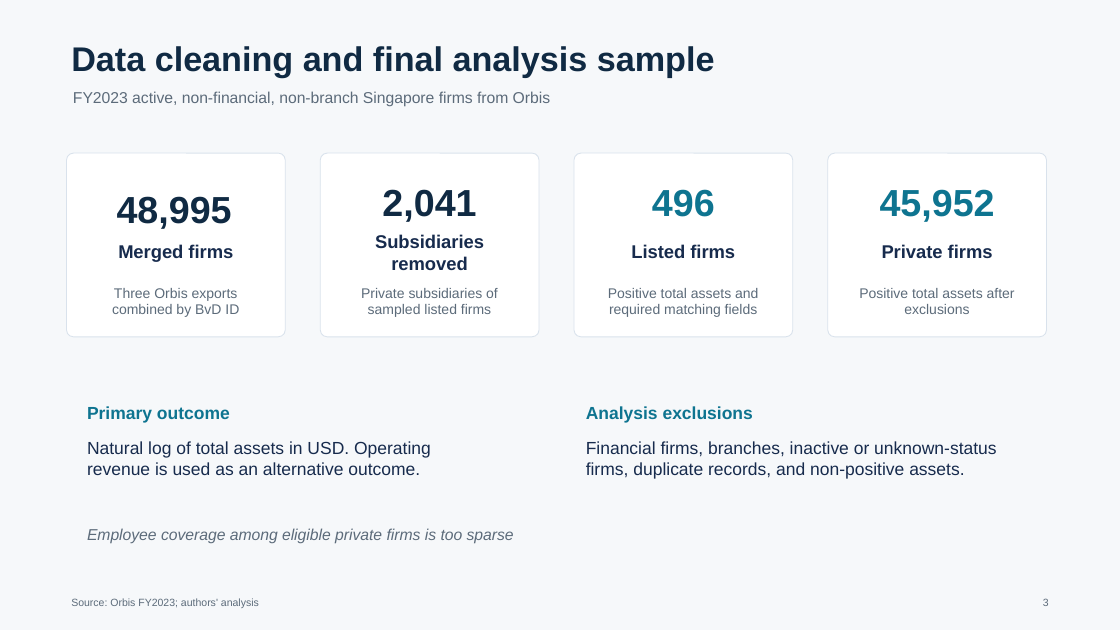
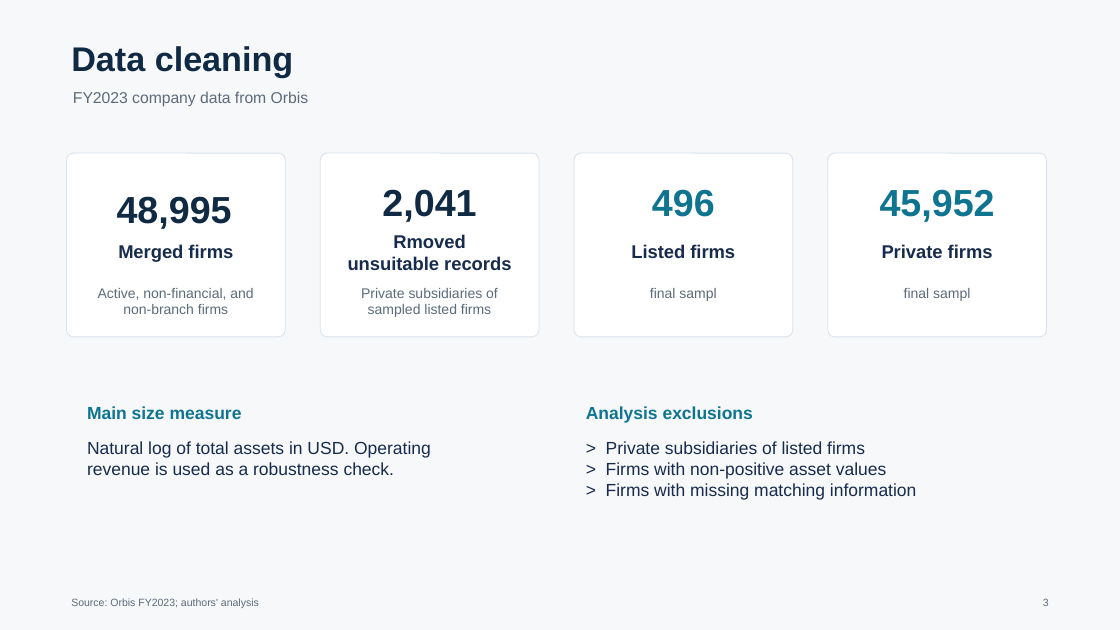
Before and after one commit to mljiang2026-oss/ds607-singapore-firm-size, a slide deck: slide 3 of outputs/presentation/DS607_GP_01548385_slides.pptx. Drawn at 1120x630 pixels with LibreOffice and Linux fonts; fonts in the diff are those of the drawing. Boxes give left, top, right and bottom in pixels: in the first picture for what was removed or moved away, otherwise in the second. Text is boxed around its words. In the diff, an @@ line names an element or a change of style, - is before the commit and + after.

Commit message:
Update presentation to latest version

```diff
--- a/outputs/presentation/DS607_GP_01548385_slides.pptx
+++ b/outputs/presentation/DS607_GP_01548385_slides.pptx
@@ text at [71,46,294,78]: text changed @@
-Data cleaning and final analysis sample
+Data cleaning
@@ text at [73,91,308,107]: text changed @@
-FY2023 active, non-financial, non-branch Singapore firms from Orbis
+FY2023 company data from Orbis
@@ text at [348,234,511,270]: text changed @@
-Subsidiaries removed
+Rmoved unsuitable records
@@ text at [98,288,253,314]: text changed @@
-Three Orbis exports combined by BvD ID
+Active, non-financial, and non-branch firms
@@ text at [650,288,716,301]: text changed @@
-Positive total assets and required matching fields
+final sampl
@@ text at [904,288,970,301]: text changed @@
-Positive total assets after exclusions
+final sampl
@@ text at [87,406,242,419]: text changed @@
-Primary outcome
+Main size measure
@@ text at [87,441,431,475]: text changed @@
-Natural log of total assets in USD. Operating revenue is used as an alternative outcome.
+Natural log of total assets in USD. Operating revenue is used as a robustness check.
@@ text at [606,441,916,500]: text changed @@
-Financial firms, branches, inactive or unknown-status firms, duplicate records, and non-positive assets.
+> Private subsidiaries of listed firms
+> Firms with non-positive asset values
+> Firms with missing matching information
@@ text removed at [87,528,514,544] @@
-Employee coverage among eligible private firms is too sparse
```
Also in this commit, not shown: 3 other slides changed, 1 other file.
